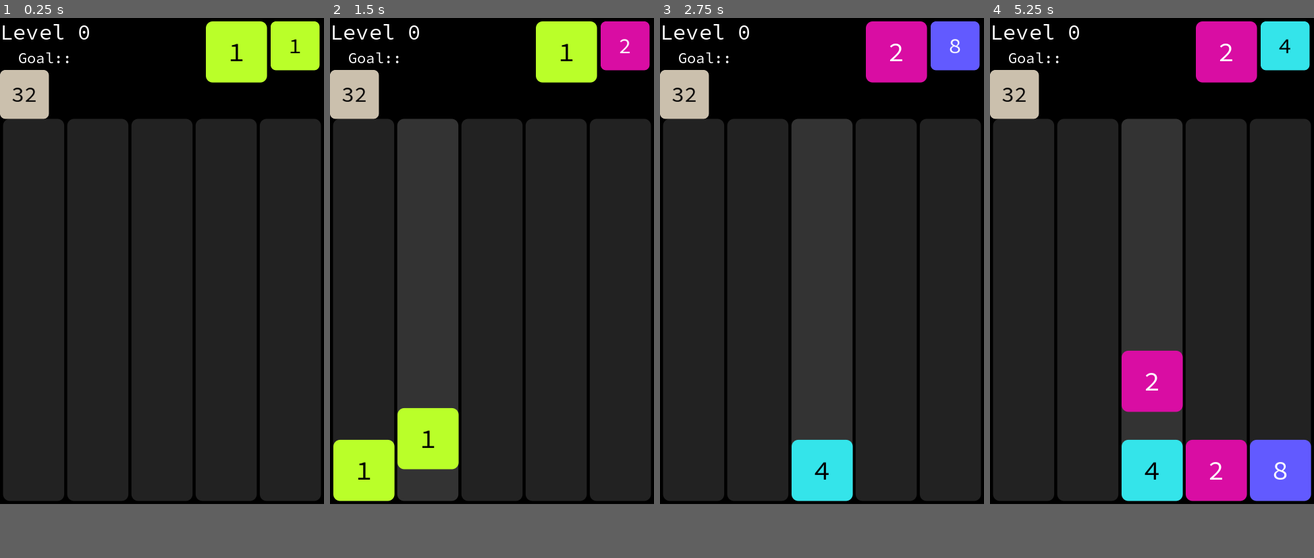
Above: before the commit, frames 1-4 (left to right).
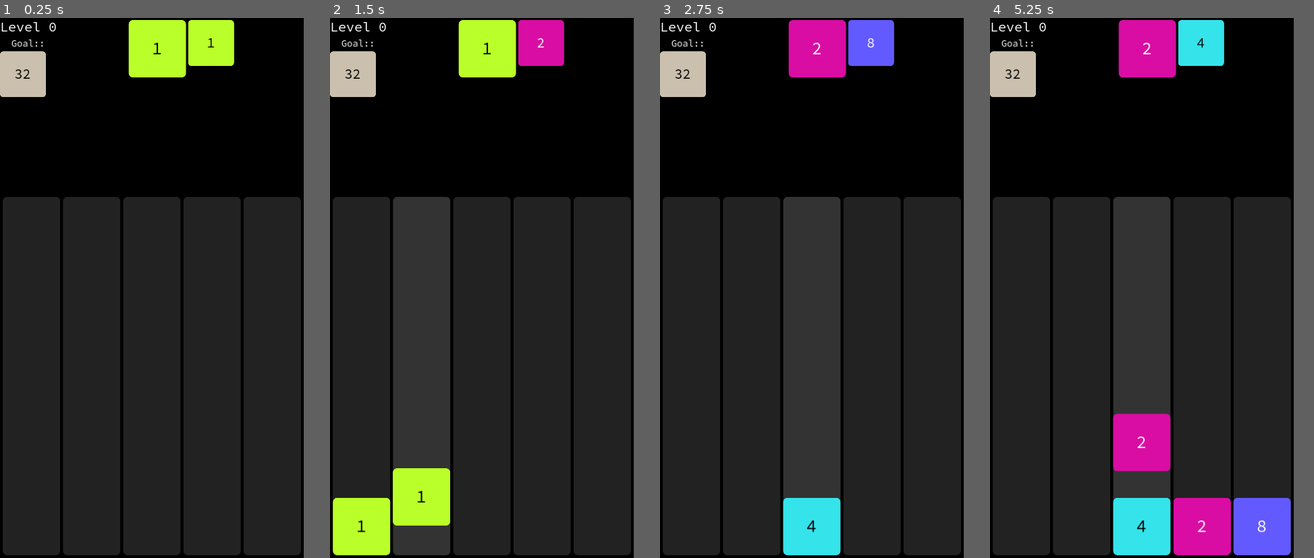
Above: after the commit, the same moments.

Repository: paulwrubel/merge-mania
Game: Godot game, scene res://scenes/main/main.tscn
Two runs of this game, one before a commit and one after it. Both use one fixed random seed, a clock stepped at 60 frames per second and the inputs below.
Inputs (mouse positions are in pixels of both pictures, inside the frame that each line leads up to):
- Up to frame 1 (0.25 s): no input
- Up to frame 2 (1.5 s): tap Enter at 0.5 s; move the mouse to (362, 309) at 0.52 s; click (362, 309) at 0.67 s; move the mouse to (427, 309) at 1.27 s; click (427, 309) at 1.42 s
- Up to frame 3 (2.75 s): move the mouse to (822, 309) at 2.02 s; click (822, 309) at 2.17 s
- Up to frame 4 (5.25 s): move the mouse to (1216, 309) at 2.77 s; click (1216, 309) at 2.92 s; move the mouse to (1281, 309) at 3.52 s; click (1281, 309) at 3.67 s; move the mouse to (1054, 185) at 4.27 s; click (1054, 185) at 4.42 s; tap Space at 5 s; move the mouse to (1168, 261) at 5.02 s; click (1168, 261) at 5.17 s
In our replay, the window is 480x720 before the commit and 450x800 after it. These sizes can differ from the game's own. Grey fills any space a smaller window leaves; there, only what the larger window draws over its background counts as a difference.

The runs differ from the first frame. In frame 1, 27% of the frame differs, in the area x 0-100%, y 0-100%; in frame 2, 35%; in frame 3, 31%; in frame 4, 41%.

Commit message:
changed project viewport size

Diff:
--- a/project.godot
+++ b/project.godot
@@ -17,8 +17,8 @@
 
 [display]
 
-window/size/viewport_width=480
-window/size/viewport_height=720
+window/size/viewport_width=720
+window/size/viewport_height=1280
 window/stretch/mode="canvas_items"
 window/handheld/orientation=1
 
